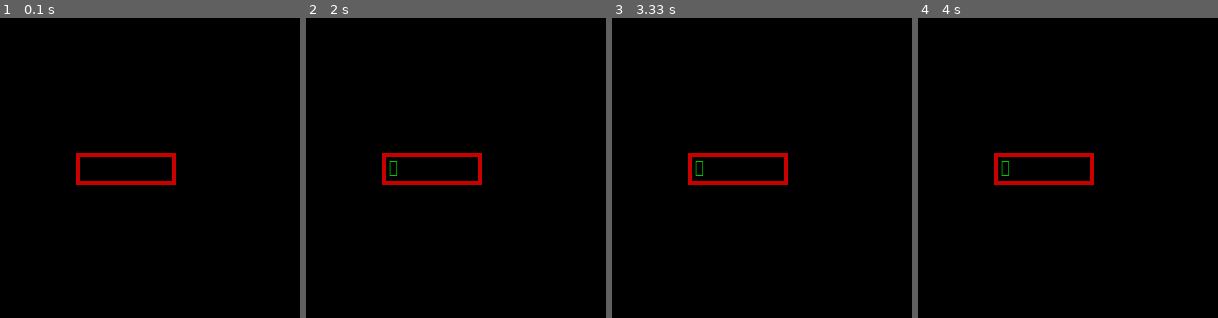
Above: before the commit, frames 1-4 (left to right).
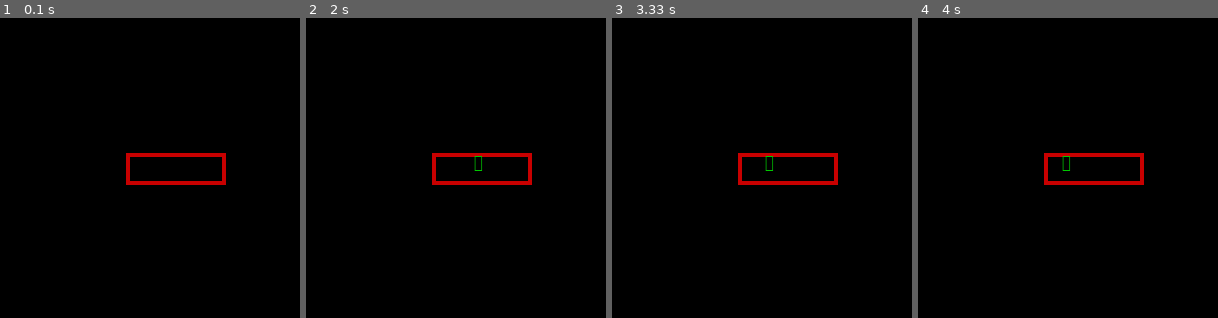
Above: after the commit, the same moments.

Repository: Pkpratik/pygame-class
Game: pygame game, started from buttons/input1.py
Two runs of this game, one before a commit and one after it. Both use one fixed random seed, a clock stepped at 60 frames per second and the inputs below.
Inputs:
- Up to frame 1 (0.1 s): no input
- Up to frame 2 (2 s): tap Enter at 0.33 s; tap Space at 1.67 s
- Up to frame 3 (3.33 s): tap Space at 2.07, 2.37, 2.57, 2.9, 3.2 s
- Up to frame 4 (4 s): tap Space at 3.4, 3.7, 3.97 s
The pictures show only the part of the screen within x 21-71%, y 11-61%; the shares and areas given below are measured in that part.

The runs differ from the first frame. In frame 1, 1.3% of the frame differs, in the area x 25-76%, y 45-56%; in frame 2, 1.4%; in frame 3, 1.4%; in frame 4, 1.4%.

Commit message:
added pygame input class

Diff:
--- a/buttons/input1.py
+++ b/buttons/input1.py
@@ -3,7 +3,7 @@
 pygame.init()
 
 screen = pygame.display.set_mode([600,600])
-rect1=pygame.Rect(200,200,140,32)
+rect1=pygame.Rect(300-50,200,140,32)
 base_font=pygame.font.Font(None,32)
 text=""
 
@@ -26,10 +26,10 @@
 
 
     surface=base_font.render(text,True,(0,200,0))
-    rect1.w = max(100,surface.get_width()+15)
-    screen.blit(surface,(rect1.x+7,rect1.y+5))
+    rect1.w = max(100,surface.get_width()//2)
+    screen.blit(surface,(300-surface.get_width()//2,rect1.y))
 
-
+    rect1.x=300-rect1.w//2
 
     pygame.display.update()
 pygame.quit()
